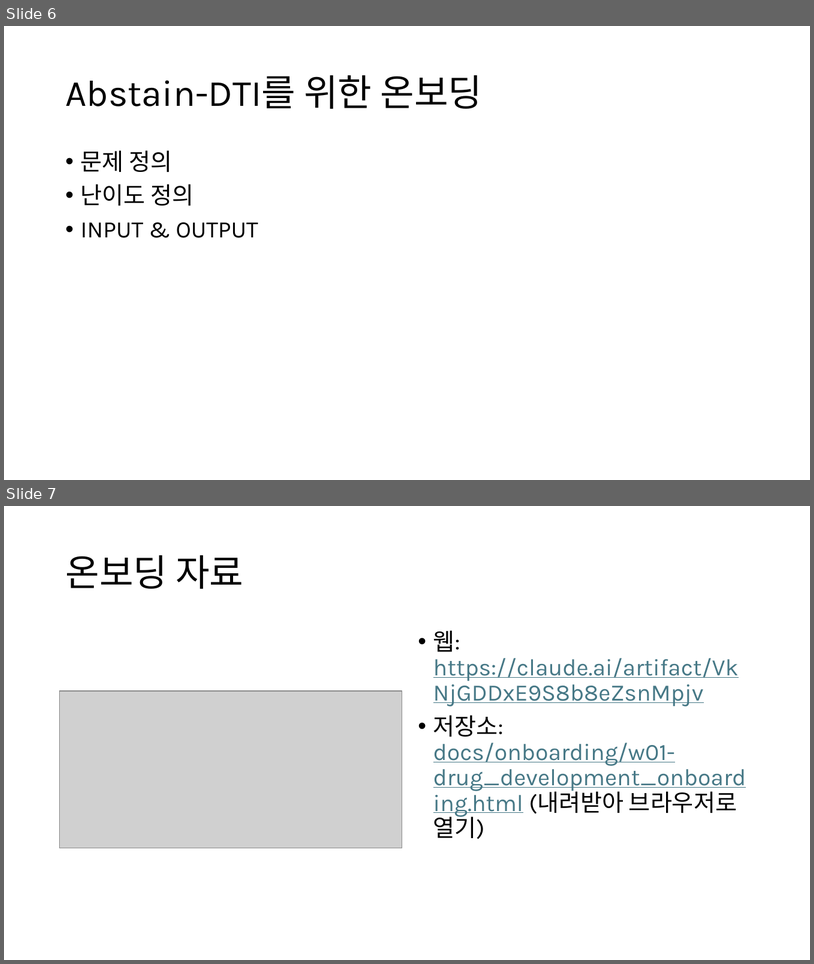
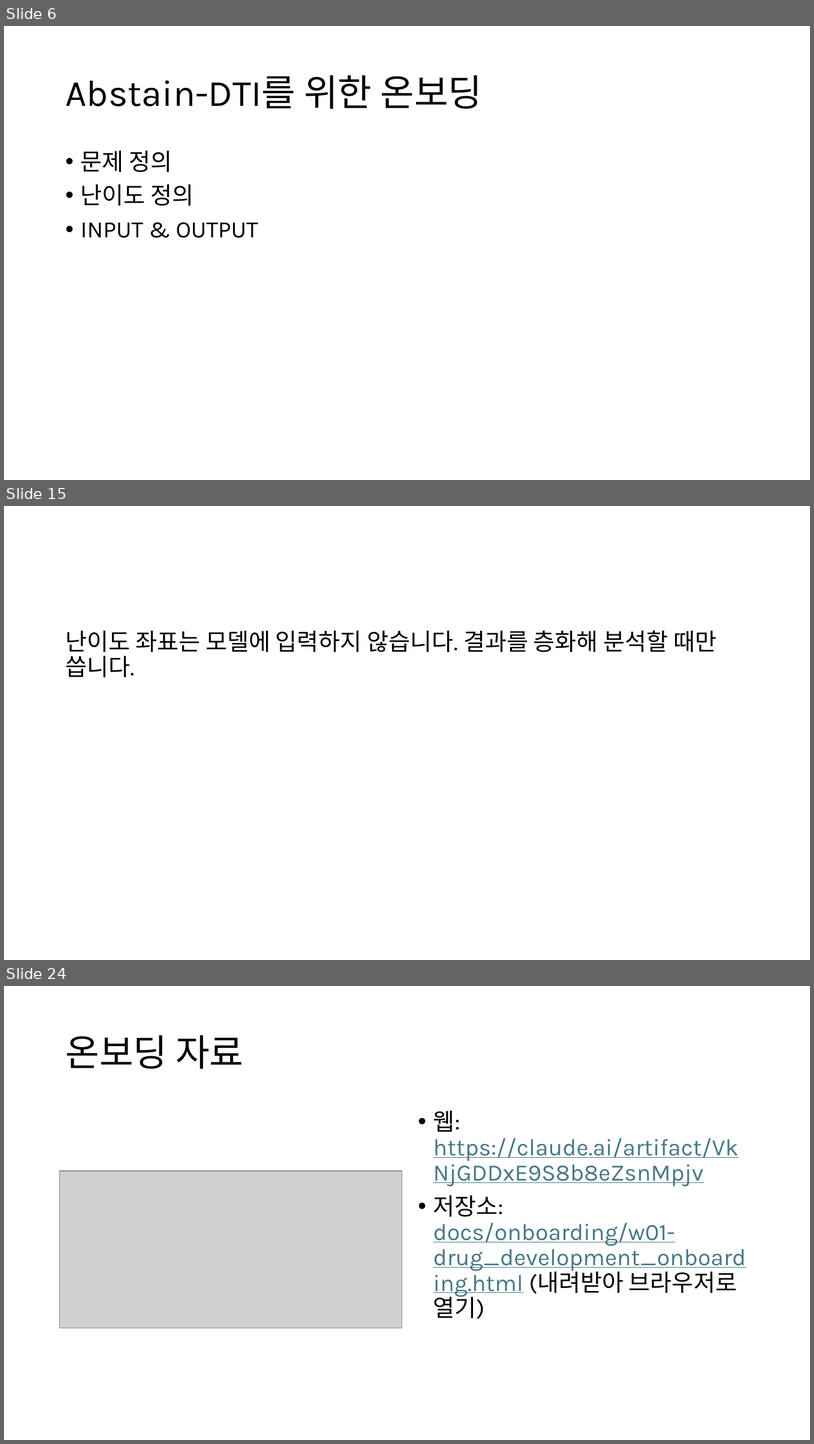
Before and after one commit to Pseudo-Lab/abstain-dti, a slide deck: docs/weekly/w01/w01.pptx. Shown one above the other, each under a label of ours: slides 6 and 7 before the commit, slides 6, 15 and 24 after it; the slides between them are not shown. The pictures are 814x964 and 814x1444 pixels, drawn with LibreOffice and Linux fonts; fonts in the diff are those of the drawing; grey boxes stand for pictures. Boxes give left, top, right and bottom in pixels: in the first picture for what was removed or moved away, otherwise in the second. Text is boxed around its words. In the diff, an @@ line names an element or a change of style, - is before the commit and + after.

```diff
--- a/docs/weekly/w01/w01.pptx
+++ b/docs/weekly/w01/w01.pptx
@@ slide 15 added at (x1=4, y1=506, x2=810, y2=960), background #FFFFFF @@
@@ text added at (x1=65, y1=630, x2=717, y2=677), 28 pt, text #000000 @@
+난이도 좌표는 모델에 입력하지 않습니다. 결과를 층화해 분석할 때만 씁니다.
@@ what was slide 7 is now slide 24 @@
```
Also in this commit, not shown: 16 other slides added, 6 other files.
